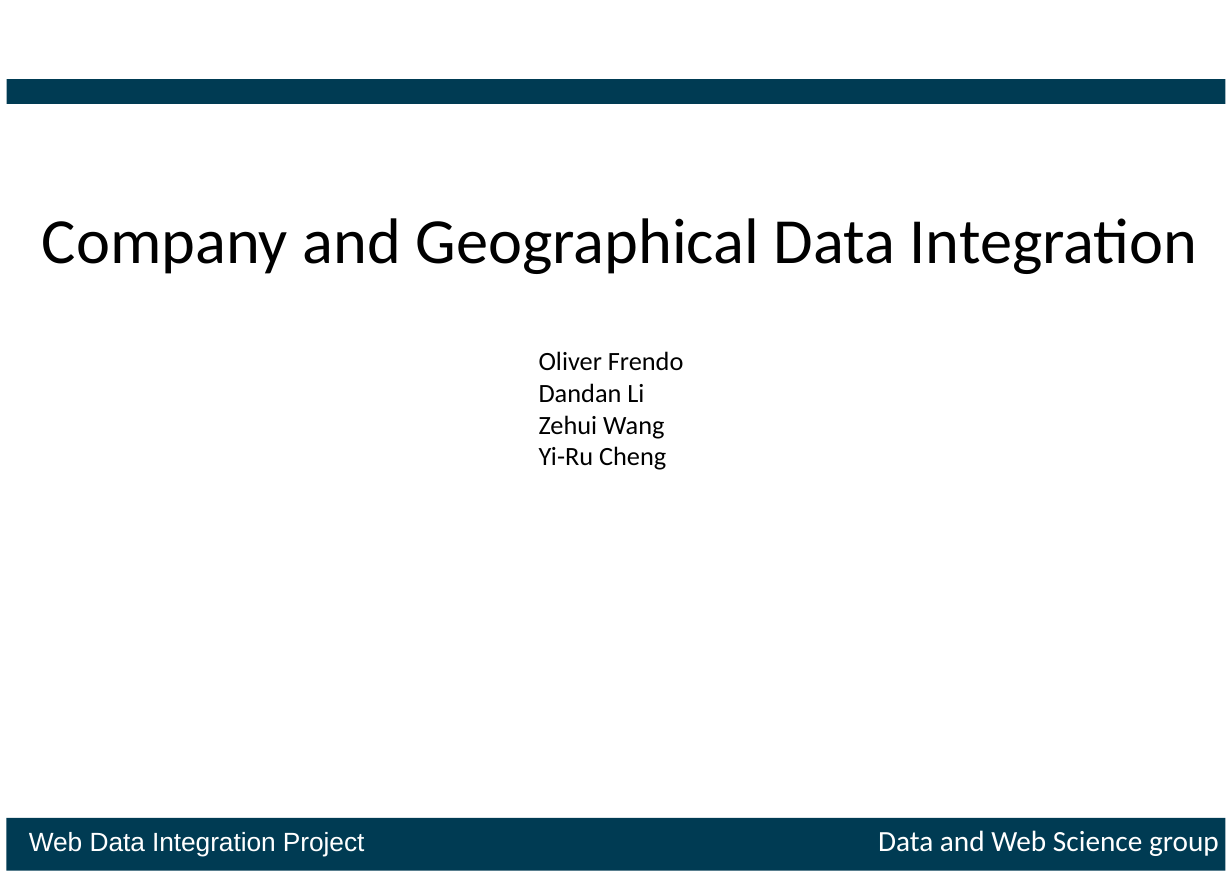
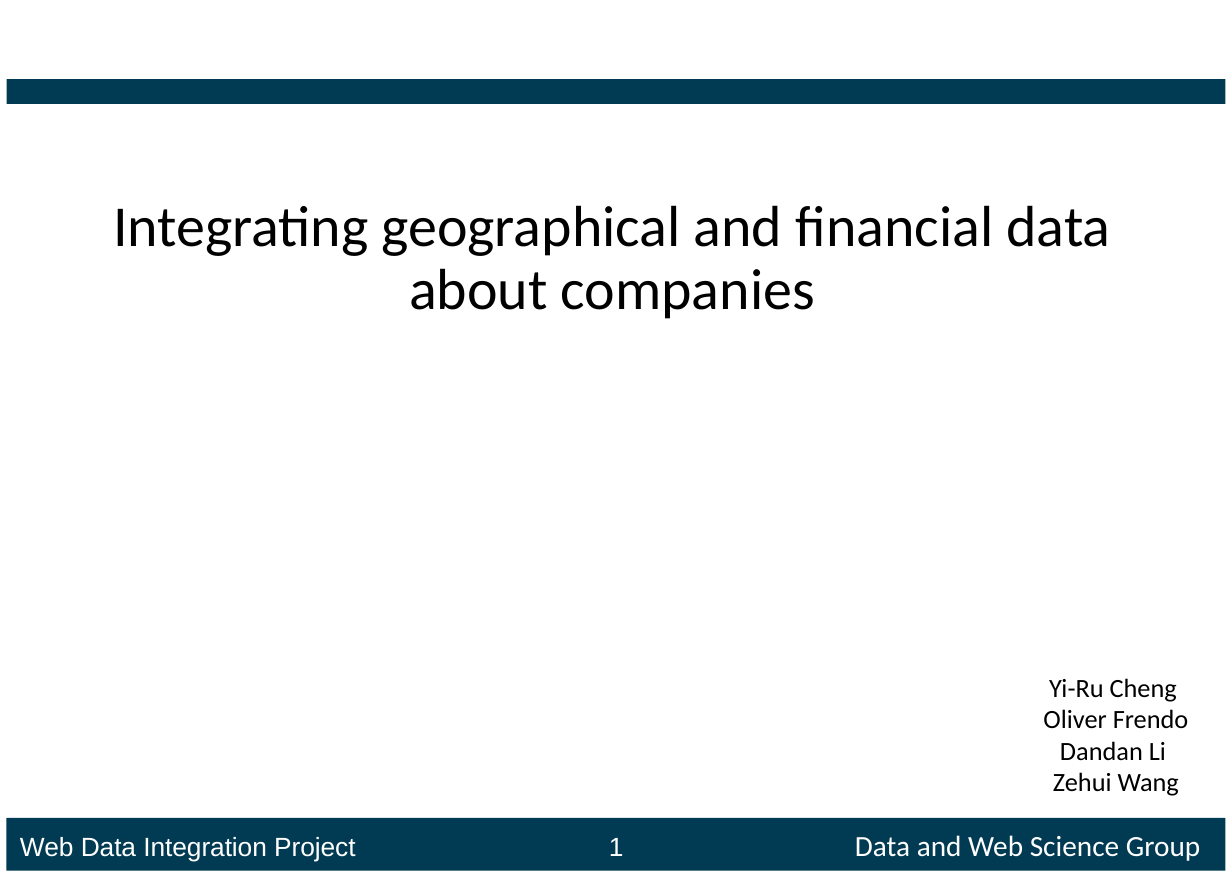
Before and after one commit to ofrendo/WebDataIntegration, a slide deck: slide 1 of presentation/Presentation_template.pptx. Drawn at 1232x872 pixels with LibreOffice and Linux fonts; fonts in the diff are those of the drawing; background and template pictures are left out. Boxes give left, top, right and bottom in pixels: in the first picture for what was removed or moved away, otherwise in the second. Text is boxed around its words. In the diff, an @@ line names an element or a change of style, - is before the commit and + after.

```diff
--- a/presentation/Presentation_template.pptx
+++ b/presentation/Presentation_template.pptx
@@ title at [113,205,1111,319]: text changed; size 44 to 39.6 pt @@
-Company and Geographical Data Integration
+Integrating geographical and financial data about companies
@@ text at [539,446,666,470]: paragraph removed @@
-Yi-Ru Cheng
@@ text "Yi-Ru Cheng": place and size @@
-text "Yi-Ru Cheng" at [539,351,684,470]
+text "Yi-Ru Cheng" at [1043,678,1189,796]
@@ text at [1049,678,1177,702]: paragraph added @@
+Yi-Ru Cheng
@@ text at [1043,709,1189,796]: alignment left to centre @@
@@ text added at [20,835,1200,861], 18 pt, text #FFFFFF @@
+Web Data Integration Project 1 Data and Web Science Group
@@ text removed at [29,830,1219,857] @@
-Web Data Integration Project Data and Web Science group
```
Also in this commit, not shown: 5 other slides changed, 13 slides added, 7 slides removed.
